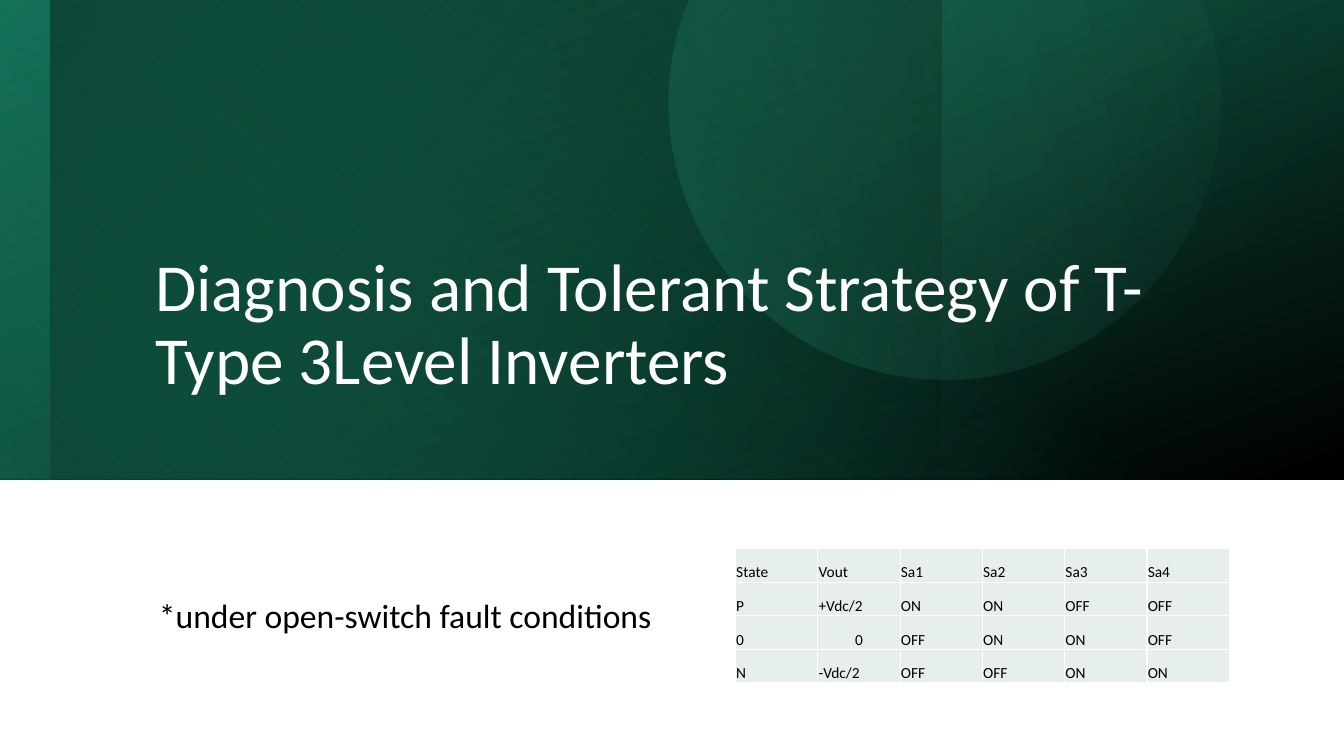
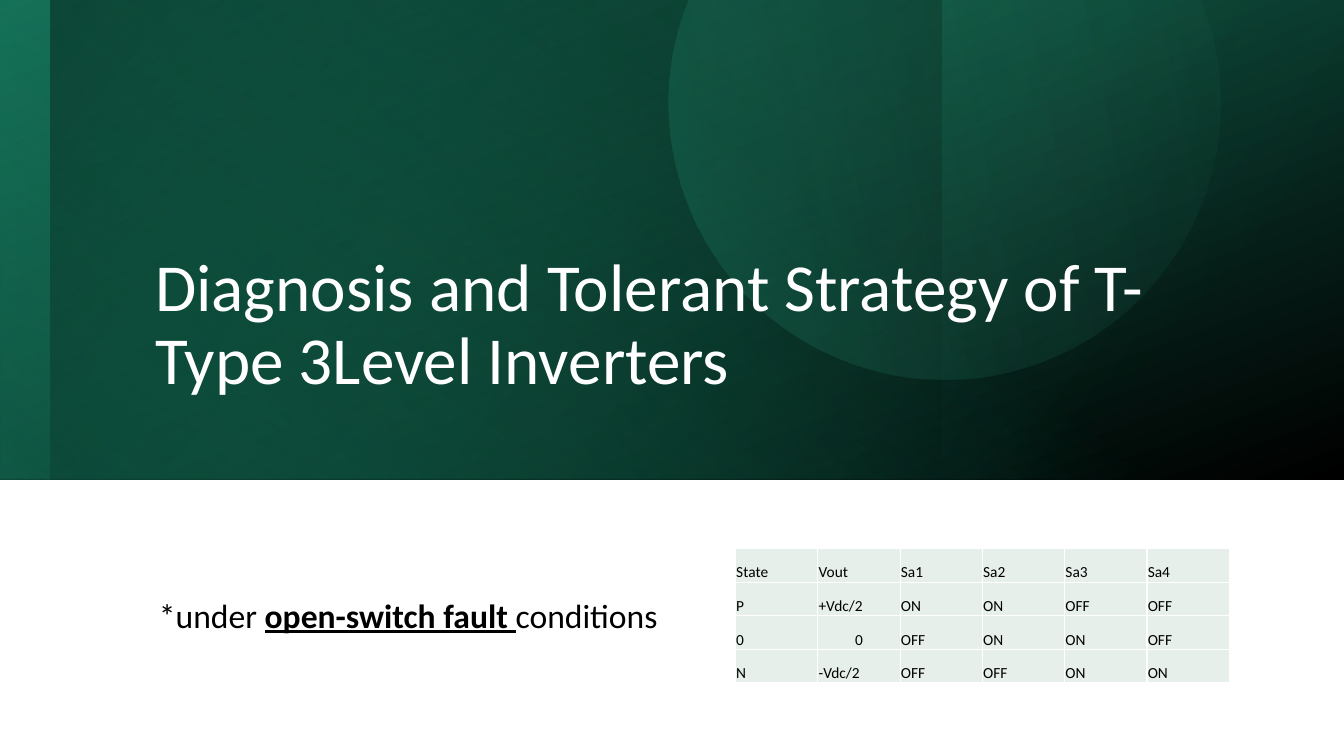
Before and after one commit to ahmetcan-akuz/Thesis, a slide deck: slide 11 of Reports/Fault_Tolerance.pptx. Drawn at 1344x756 pixels with LibreOffice and Linux fonts; fonts in the diff are those of the drawing. Boxes give left, top, right and bottom in pixels: in the first picture for what was removed or moved away, otherwise in the second. Text is boxed around its words. In the diff, an @@ line names an element or a change of style, - is before the commit and + after.

Commit message:
T-Type part2

```diff
--- a/Reports/Fault_Tolerance.pptx
+++ b/Reports/Fault_Tolerance.pptx
@@ subtitle "*under open-switch fault conditions" at bbox=[159, 604, 658, 634]: bold on, underline on in "open-switch fault" @@
```
Also in this commit, not shown: 1 slide added, 1 slide removed, 2 other files.
